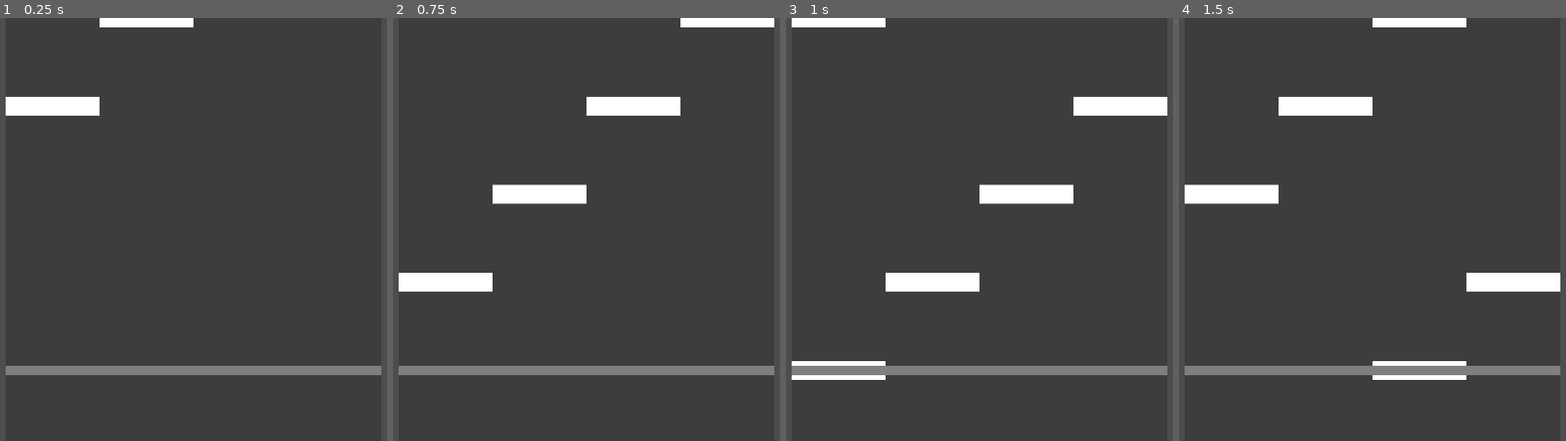
Above: before the commit, frames 1-4 (left to right).
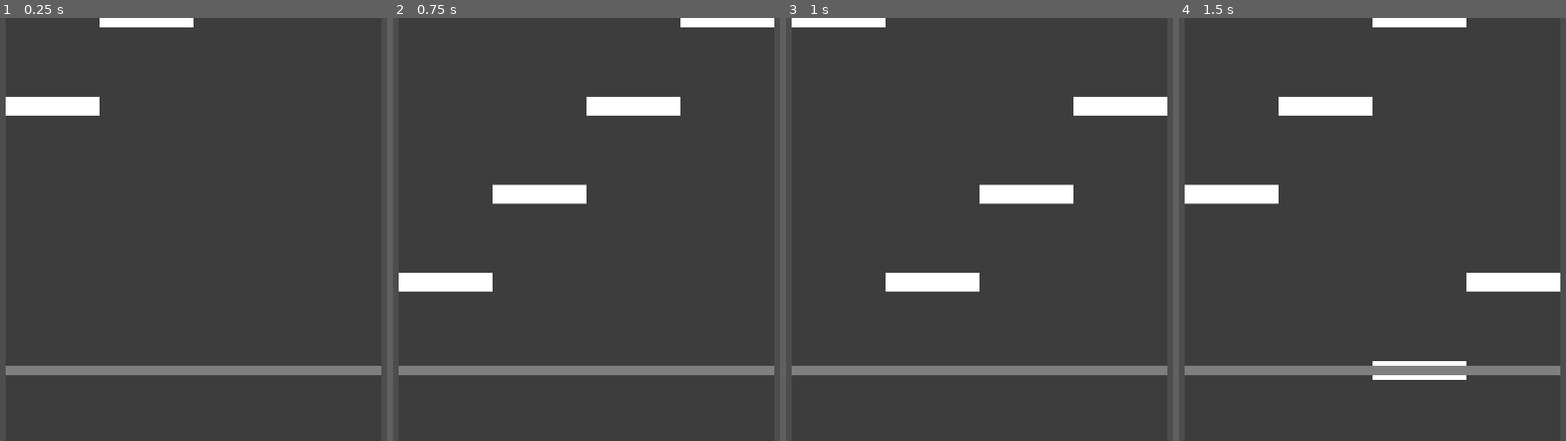
Above: after the commit, the same moments.

Repository: TurbogamesDev/covalence
Game: Godot game, scene res://Assets/Scenes/main.tscn
Same seed, same stepped clock (60 frames per second), same inputs: the game is played once before the commit and once after it.
Inputs:
- Up to frame 1 (0.25 s): no input
- Up to frame 2 (0.75 s): no input
- Up to frame 3 (1 s): no input
- Up to frame 4 (1.5 s): no input

Frames 1-2 are identical in both runs. In frame 3, 0.5% of the frame differs, in the area x 1-26%, y 81-86%; in frame 4, nothing differs.

Commit message:
Added dedicated lane handler and chart time synchroniser

Diff:
--- /dev/null
+++ b/Assets/Scenes/lane_handler.tscn
@@ -0,0 +1,26 @@
+[gd_scene format=3 uid="uid://cugelglhv0onf"]
+
+[ext_resource type="Script" uid="uid://b33yrdnjgdbk8" path="res://Assets/Scripts/lane_handler.gd" id="1_d7bg4"]
+[ext_resource type="PackedScene" uid="uid://rqcjtgftgnxf" path="res://Assets/Scenes/lane.tscn" id="2_0whfj"]
+
+[node name="LaneHandler" type="Node2D" unique_id=197780958 node_paths=PackedStringArray("lanes")]
+script = ExtResource("1_d7bg4")
+lanes = [NodePath("Lanes/Lane_0"), NodePath("Lanes/Lane_1"), NodePath("Lanes/Lane_2"), NodePath("Lanes/Lane_3")]
+
+[node name="Lanes" type="Node2D" parent="." unique_id=1414085369]
+
+[node name="Lane_0" parent="Lanes" unique_id=348312437 instance=ExtResource("2_0whfj")]
+position = Vector2(-240, 0)
+lane_id = null
+
+[node name="Lane_1" parent="Lanes" unique_id=1363644065 instance=ExtResource("2_0whfj")]
+position = Vector2(-80, 0)
+lane_id = 1
+
+[node name="Lane_2" parent="Lanes" unique_id=633108878 instance=ExtResource("2_0whfj")]
+position = Vector2(80, 0)
+lane_id = 2
+
+[node name="Lane_3" parent="Lanes" unique_id=1482396787 instance=ExtResource("2_0whfj")]
+position = Vector2(240, 0)
+lane_id = 3
--- a/Assets/Scenes/main.tscn
+++ b/Assets/Scenes/main.tscn
@@ -1,22 +1,9 @@
 [gd_scene format=3 uid="uid://dlt51dl3rp1en"]
 
-[ext_resource type="PackedScene" uid="uid://rqcjtgftgnxf" path="res://Assets/Scenes/lane.tscn" id="1_l26l0"]
+[ext_resource type="PackedScene" uid="uid://cugelglhv0onf" path="res://Assets/Scenes/lane_handler.tscn" id="1_l26l0"]
 
 [node name="Main" type="Node2D" unique_id=180180390]
 
-[node name="Lane_0" parent="." unique_id=348312437 instance=ExtResource("1_l26l0")]
-position = Vector2(-240, 0)
+[node name="Camera2D" type="Camera2D" parent="." unique_id=2144131929]
 
-[node name="Lane_1" parent="." unique_id=933592979 instance=ExtResource("1_l26l0")]
-position = Vector2(-80, 0)
-lane_id = 1
-
-[node name="Lane_2" parent="." unique_id=584176251 instance=ExtResource("1_l26l0")]
-position = Vector2(80, 0)
-lane_id = 2
-
-[node name="Lane_3" parent="." unique_id=1630389253 instance=ExtResource("1_l26l0")]
-position = Vector2(240, 0)
-lane_id = 3
-
-[node name="Camera2D" type="Camera2D" parent="." unique_id=2144131929]
+[node name="LaneHandler" parent="." unique_id=197780958 instance=ExtResource("1_l26l0")]
--- /dev/null
+++ b/Assets/Scripts/chart_time_synchroniser.gd
@@ -0,0 +1,6 @@
+extends Node
+
+var current_time: float = 0.0
+
+func _process(delta) -> void:
+    current_time += delta
--- a/Assets/Scripts/lane.gd
+++ b/Assets/Scripts/lane.gd
@@ -10,14 +10,12 @@
 const END_PIXEL_OFFSET = 240.0
 const PIXELS_PER_SECOND = 600.0
 
-const BUFFER_BEFORE_DELETION_SECONDS = 0.140
+const BUFFER_BEFORE_DELETION_SECONDS = 0 # 0.140
 
-var current_time_seconds: float = 0
+# var current_time_seconds: float = 0
 
-var current_parsed_chart: ParsedChart
-
-func new_position_offset_for_note(target_time_seconds: float):
-    return -(PIXELS_PER_SECOND * (target_time_seconds - current_time_seconds))
+static func new_position_offset_for_note(target_time_seconds: float):
+    return -(PIXELS_PER_SECOND * (target_time_seconds - ChartTimeSynchroniser.current_time))
 
 func spawn_note(target_time_seconds):
     var note: Note = note_scene.instantiate()
@@ -30,33 +28,14 @@
 
     note.target_time_seconds = target_time_seconds
 
-func _ready() -> void:
-    current_parsed_chart = ParsedChart.init_from_file("res://Assets/Charts/test_chart_1.json")
-
-    # print(parsed_chart.chart_data)
-
-    spawn_note(1.0 + 0.25*lane_id)
-    spawn_note(2.0 + 0.25*lane_id)
-    spawn_note(3.0 + 0.25*lane_id)
-    spawn_note(4.0 + 0.25*lane_id)
-    spawn_note(5.0 + 0.25*lane_id)
-
-func _process(delta: float) -> void:
-    if current_parsed_chart:
-        var notes_in_lane_for_delta_time_period = current_parsed_chart.get_notes_for_lane_in_timeframe(lane_id, current_time_seconds, current_time_seconds + delta)
-
-        if len(notes_in_lane_for_delta_time_period) > 0:
-            print(notes_in_lane_for_delta_time_period)
-
-    current_time_seconds += delta
-
+func _process(_delta: float) -> void:
     for note: Note in current_notes:
         if not note:
             continue
 
         note.position.y = END_PIXEL_OFFSET + new_position_offset_for_note(note.target_time_seconds)
 
-        if (note.target_time_seconds + BUFFER_BEFORE_DELETION_SECONDS) < current_time_seconds:
+        if (note.target_time_seconds + BUFFER_BEFORE_DELETION_SECONDS) < ChartTimeSynchroniser.current_time:
             note.queue_free()
 
             continue
--- /dev/null
+++ b/Assets/Scripts/lane_handler.gd
@@ -0,0 +1,62 @@
+extends Node2D
+class_name LaneHandler
+
+@export var lanes: Array[Lane]
+
+# var current_time_seconds: float = 0
+
+var current_parsed_chart: ParsedChart
+
+func spawn_note_in_lane(lane_no: int, target_time: float) -> void:
+    var lane: Lane = lanes[lane_no]
+
+    lane.spawn_note(target_time)
+
+func _ready() -> void:
+    current_parsed_chart = ParsedChart.init_from_file("res://Assets/Charts/test_chart_1.json")
+
+    # print(parsed_chart.chart_data)
+
+    spawn_note_in_lane(0, 1.00)
+    spawn_note_in_lane(1, 1.25)
+    spawn_note_in_lane(2, 1.50)
+    spawn_note_in_lane(3, 1.75)
+
+    spawn_note_in_lane(0, 2.00)
+    spawn_note_in_lane(1, 2.25)
+    spawn_note_in_lane(2, 2.50)
+    spawn_note_in_lane(3, 2.75)
+
+    spawn_note_in_lane(0, 3.00)
+    spawn_note_in_lane(1, 3.25)
+    spawn_note_in_lane(2, 3.50)
+    spawn_note_in_lane(3, 3.75)
+
+    spawn_note_in_lane(0, 4.00)
+    spawn_note_in_lane(1, 4.25)
+    spawn_note_in_lane(2, 4.50)
+    spawn_note_in_lane(3, 4.75)
+
+    spawn_note_in_lane(0, 5.00)
+    spawn_note_in_lane(1, 5.25)
+    spawn_note_in_lane(2, 5.50)
+    spawn_note_in_lane(3, 5.75)
+
+
+
+
+    # spawn_note(1.0 + 0.25*lane_id)
+    # spawn_note(2.0 + 0.25*lane_id)
+    # spawn_note(3.0 + 0.25*lane_id)
+    # spawn_note(4.0 + 0.25*lane_id)
+    # spawn_note(5.0 + 0.25*lane_id)
+
+func _process(delta: float) -> void:
+    if not current_parsed_chart:
+        return
+
+    for lane: Lane in lanes:
+        var notes_in_lane_for_delta_time_period = current_parsed_chart.get_notes_for_lane_in_timeframe(lane.lane_id, ChartTimeSynchroniser.current_time, ChartTimeSynchroniser.current_time + delta)
+
+        if len(notes_in_lane_for_delta_time_period) > 0:
+            print(notes_in_lane_for_delta_time_period)
--- a/project.godot
+++ b/project.godot
@@ -15,6 +15,10 @@
 config/features=PackedStringArray("4.6", "Forward Plus")
 config/icon="res://icon.svg"
 
+[autoload]
+
+ChartTimeSynchroniser="*uid://bkw16hqlrpp57"
+
 [display]
 
 window/size/viewport_width=1280
Not shown, added: Assets/Scripts/chart_time_synchroniser.gd.uid
Not shown, added: Assets/Scripts/lane_handler.gd.uid
